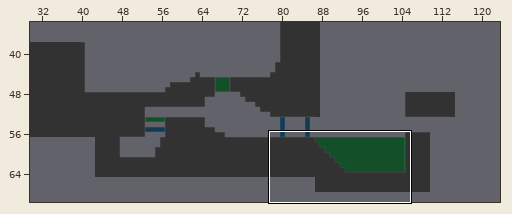
An edit to a level. Tiled map, maps/level-01.tmx. Above, an overview of the earlier version with the close-up marked.
Close-up. The starting point:
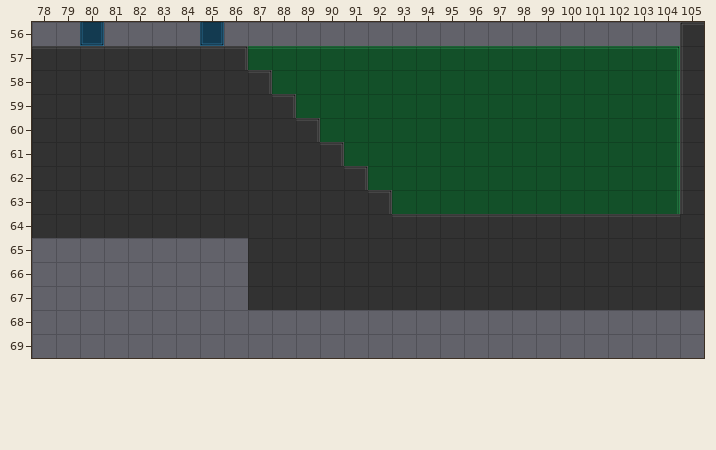
Cells are 64x64 px. Shown: x 78..105, y 56..69. The commit also changed other parts of the map, which this record leaves out.
After:
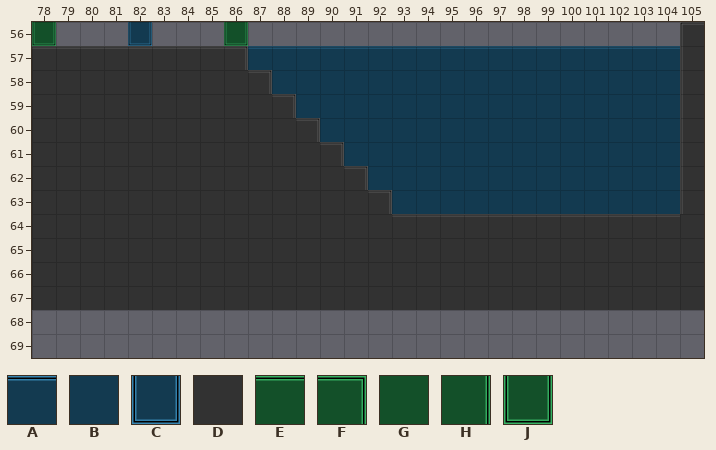
Key: from "blue": A 6, B 10, C 12; from "gray": D 10; from "green": E 6, F 7, G 10, H 11, J 12.
_ is an empty cell.
Changes in this commit:
Layer "solid-1":
Tile E becomes tile A in row 57 at x 87 to 103.
Tile F becomes tile A in row 57 at x 104.
Tile G becomes tile B in row 58 at x 88 to 103; in row 59 at x 89 to 103; in row 60 at x 90 to 103; in row 61 at x 91 to 103; in row 62 at x 92 to 103; in row 63 at x 93 to 103.
Tile H becomes tile B in rows 58 to 63 at x 104.
The author put tile C in row 56 at x 82.
The author put tile D in rows 65 to 67 at x 78 to 86.
The author put tile J in row 56 at x 78 and 86.
The author cleared tile C in row 56 at x 80 and 85.
